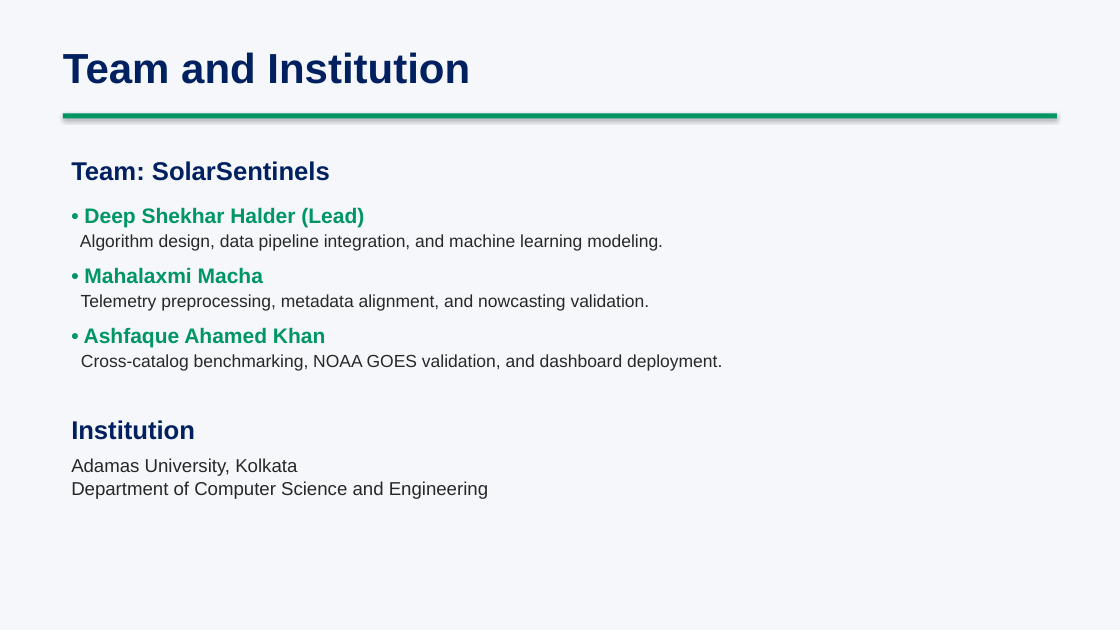
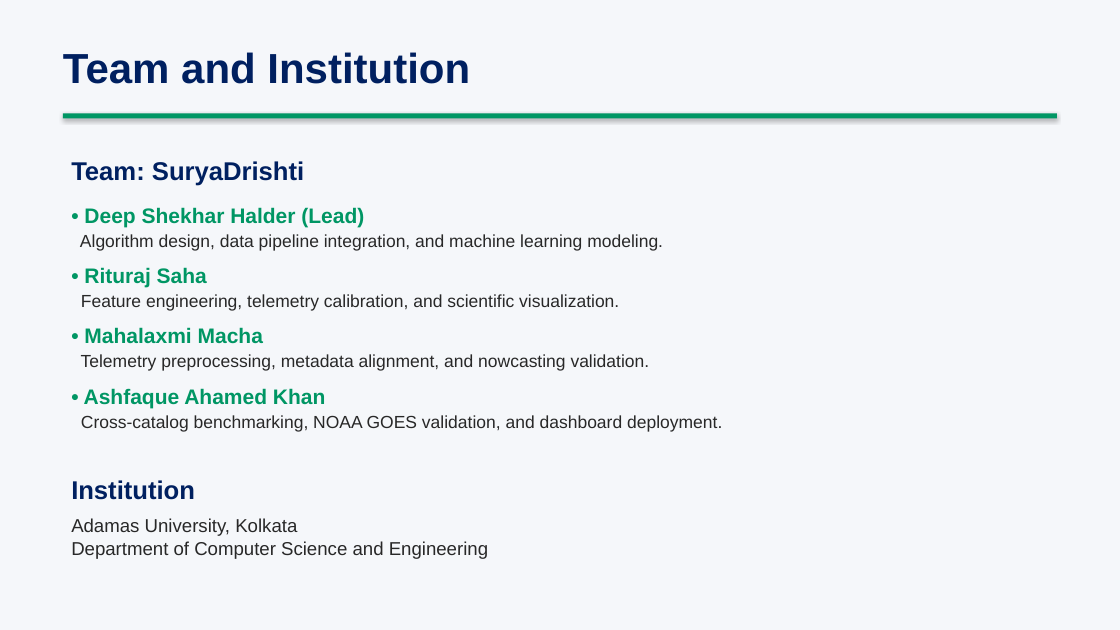
Before and after one commit to deepshekhar555/PS15_SolarFlare, a slide deck: slide 11 of AdityaL1_SolarFlare_Presentation.pptx. Drawn at 1120x630 pixels with LibreOffice and Linux fonts; fonts in the diff are those of the drawing. Boxes give left, top, right and bottom in pixels: in the first picture for what was removed or moved away, otherwise in the second. Text is boxed around its words. In the diff, an @@ line names an element or a change of style, - is before the commit and + after.

Commit message:
Finalize SolarFlare dashboard, assets, and calibration dataset (excluding large zip)

```diff
--- a/AdityaL1_SolarFlare_Presentation.pptx
+++ b/AdityaL1_SolarFlare_Presentation.pptx
@@ text at [71,161,304,186]: text changed @@
-Team: SolarSentinels
+Team: SuryaDrishti
@@ text at [81,267,619,311]: paragraphs added @@
+• Rituraj Saha
+Feature engineering, telemetry calibration, and scientific visualization.
```
Also in this commit, not shown: 2 other slides changed, 58 other files.
